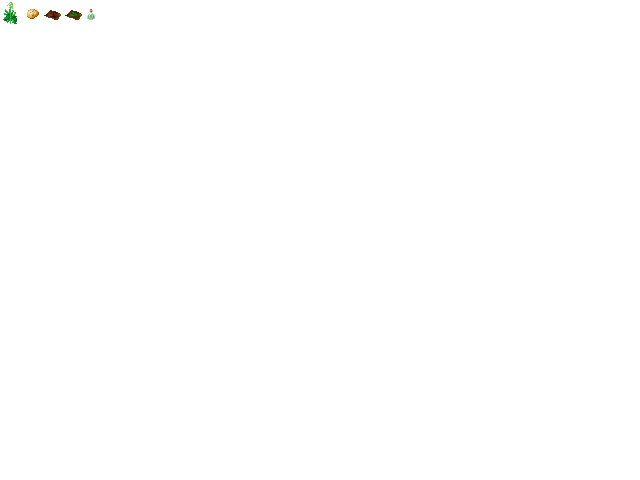
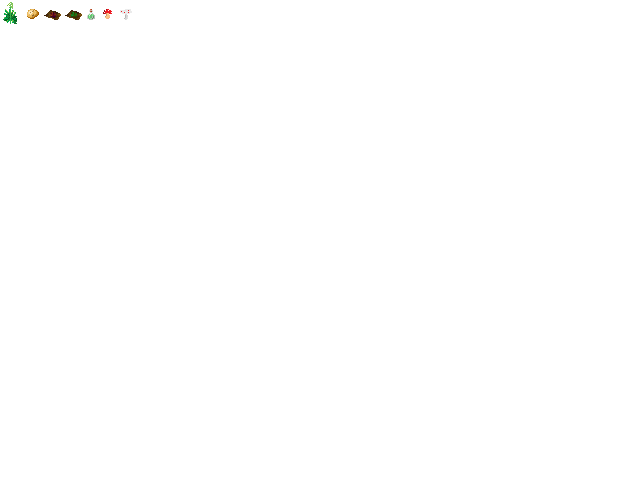
Comparing the layer stacks of the two 640×480 images. Changes:
painted on "Layer 1" over <box>103,9,132,20</box>
